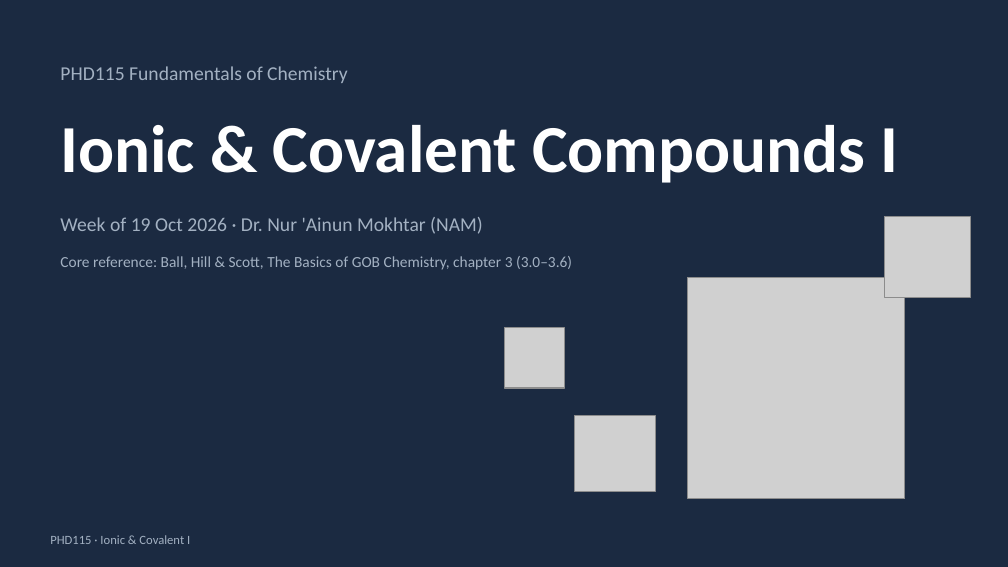
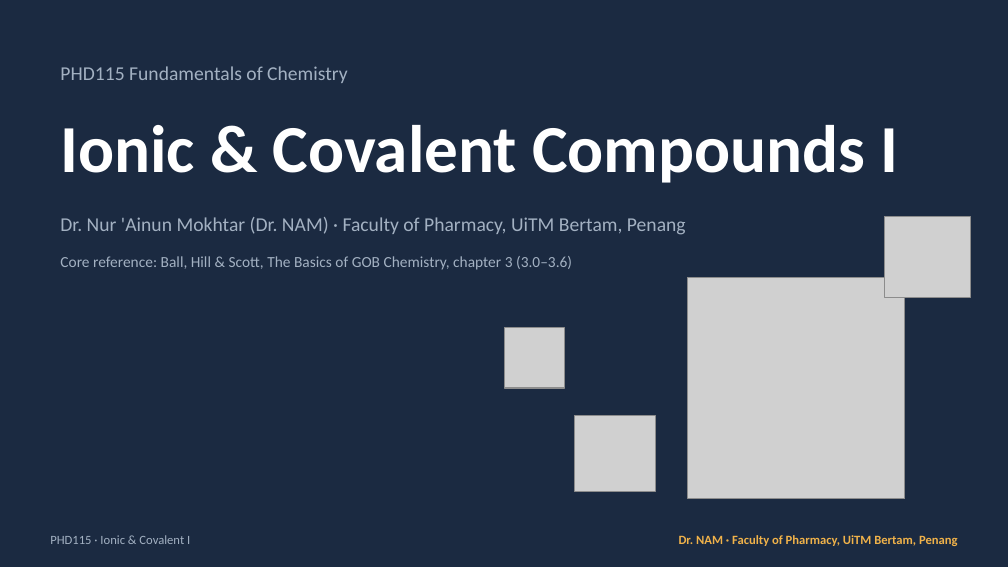
Before and after one commit to DrEnoun/phd115-nam, a slide deck: slide 1 of downloads/PHD115_IonicCovalent1_Slides.pptx. Drawn at 1008x567 pixels with LibreOffice and Linux fonts; fonts in the diff are those of the drawing; grey boxes stand for pictures. Boxes give left, top, right and bottom in pixels: in the first picture for what was removed or moved away, otherwise in the second. Text is boxed around its words. In the diff, an @@ line names an element or a change of style, - is before the commit and + after.

```diff
--- a/downloads/PHD115_IonicCovalent1_Slides.pptx
+++ b/downloads/PHD115_IonicCovalent1_Slides.pptx
@@ text at [60, 217, 686, 235]: text changed @@
-Week of 19 Oct 2026 · Dr. Nur 'Ainun Mokhtar (NAM)
+Dr. Nur 'Ainun Mokhtar (Dr. NAM) · Faculty of Pharmacy, UiTM Bertam, Penang
@@ text added at [679, 535, 958, 546], 9 pt, text #F0B24A, bold @@
+Dr. NAM · Faculty of Pharmacy, UiTM Bertam, Penang
```
Also in this commit, not shown: 97 other slides changed, 7 other files.
